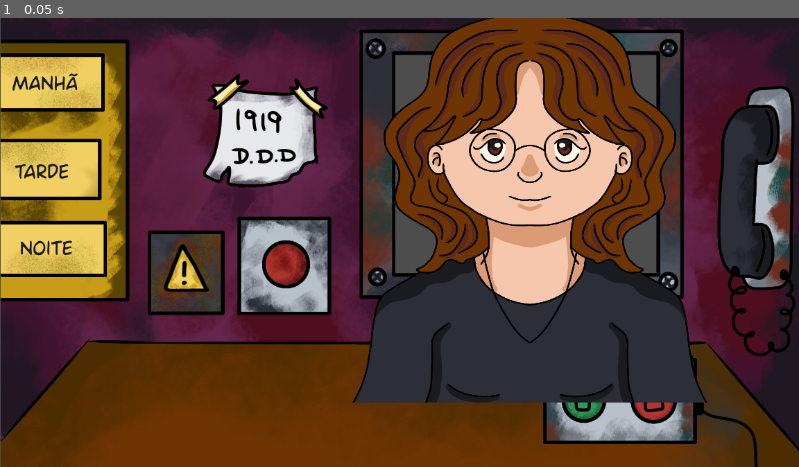
Above: before the commit, frame 1.
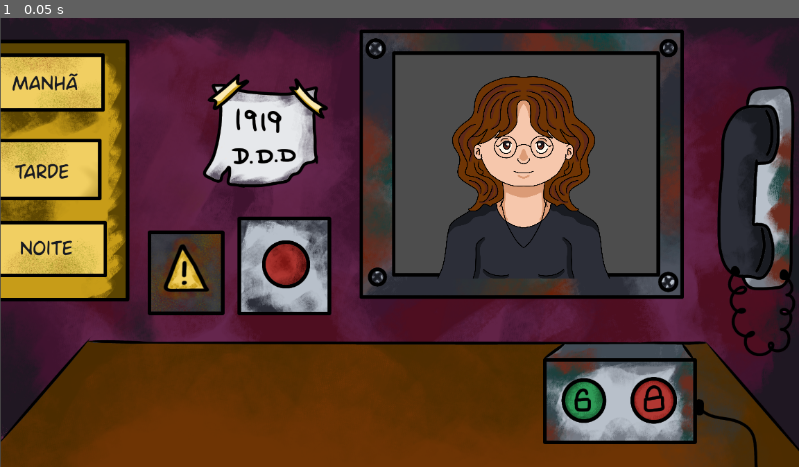
Above: after the commit, the same moment.

Repository: Ricgcs/FearTec
Game: Godot game, scene res://jogo.tscn
The game is run twice, just before and just after one commit, with the same random seed, the same clock (stepped at 60 frames per second) and the same inputs. This scene is started directly instead of the project's main scene.
Inputs:
- Up to frame 1 (0.05 s): no input

The runs differ from the first frame. In frame 1, 25% of the frame differs, in the area x 44-89%, y 0-86%.

Commit message:
arrumei o tamanho

Diff:
--- a/jogo.tscn
+++ b/jogo.tscn
@@ -25,5 +25,5 @@
 position = Vector2(-3.32751, 0)
 
 [node name="Personagem" type="Sprite2D" parent="fundo/Camera2D"]
-position = Vector2(312.79, -230.599)
-scale = Vector2(0.673852, 0.598826)
+position = Vector2(297.816, -233.917)
+scale = Vector2(0.329316, 0.313337)
